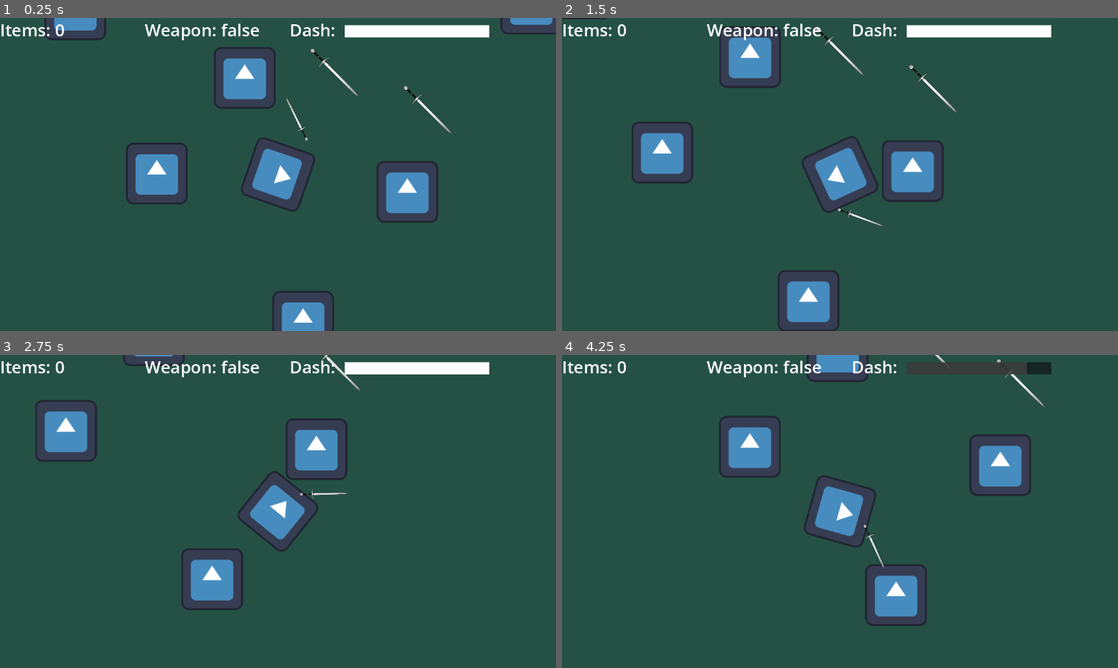
Above: before the commit, frames 1-4 (two rows, left to right).
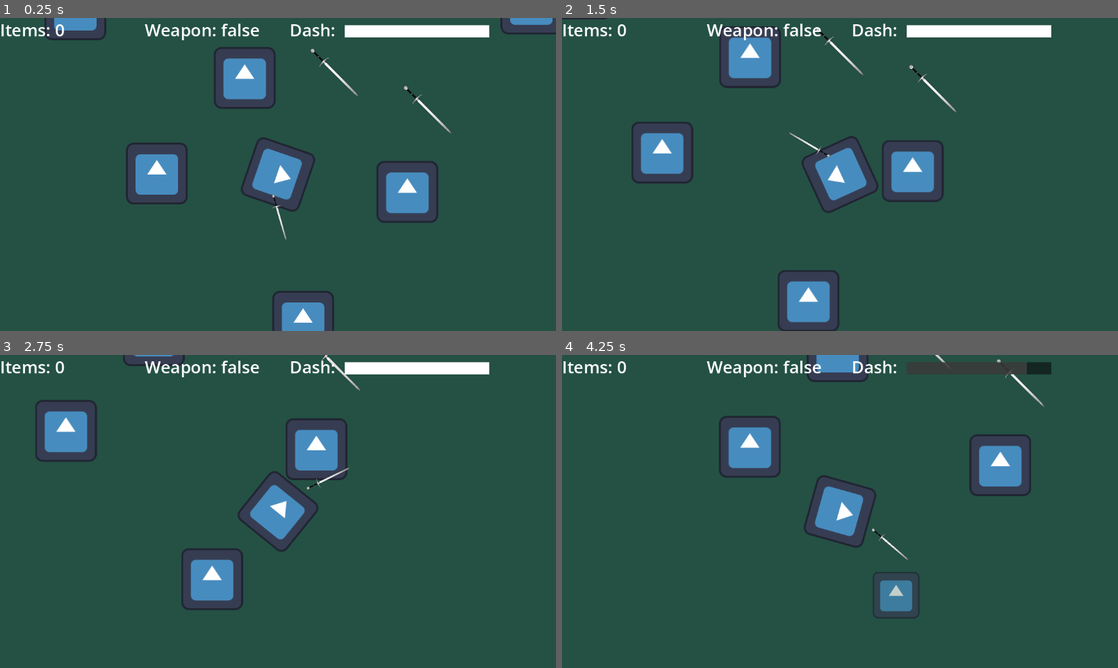
Above: after the commit, the same moments.

Repository: PierceFrancis/Godot-Final-Project
Game: Godot game, scene res://Scenes/main.tscn
Same seed, same stepped clock (60 frames per second), same inputs: the game is played once before the commit and once after it. The engine's default icon, where the game draws it, is replaced by a stand-in: a white triangle on a blue panel in a dark square.
Inputs (mouse positions are in pixels of both pictures, inside the frame that each line leads up to):
- Up to frame 1 (0.25 s): no input
- Up to frame 2 (1.5 s): move the mouse to (962, 158) at 0.52 s; press the mouse at (962, 158) at 0.53 s; hold D (move_right) 0.53-1.28 s; move the mouse to (728, 190) at 1.27 s; release the mouse at (728, 190) at 1.28 s; hold S (move_down) from 1.28 s (still down); tap E (action_button) at 1.35 s
- Up to frame 3 (2.75 s): click (166, 527) at 1.55 s; move the mouse to (333, 442) at 2.02 s; release S (move_down) at 2.03 s; press the mouse at (333, 442) at 2.03 s; hold D (move_right) from 2.03 s (still down)
- Up to frame 4 (4.25 s): move the mouse to (812, 574) at 2.77 s; release D (move_right) at 2.78 s; release the mouse at (812, 574) at 2.78 s; hold W (move_up) 2.78-3.53 s; tap Space (dash) at 2.85 s; click (812, 574) at 3.05 s; move the mouse to (1006, 558) at 3.52 s; press the mouse at (1006, 558) at 3.53 s; hold Left (move_left) from 3.53 s (still down)

The runs differ from the first frame. In frame 1, 0.1% of the frame differs, in the area x 48-56%, y 25-72%; in frame 2, 0.1%; in frame 3, 0.1%; in frame 4, 1.5%, in the area x 54-66%, y 54-87%.

Commit message:
More Weapon Logic/Animation

Diff:
--- a/Scenes/Player.tscn
+++ b/Scenes/Player.tscn
@@ -16,19 +16,50 @@
 "times": PackedFloat32Array(0),
 "transitions": PackedFloat32Array(1),
 "update": 0,
-"values": [1.5707964]
+"values": [-1.3962634]
 }
 tracks/1/type = "value"
 tracks/1/imported = false
 tracks/1/enabled = true
-tracks/1/path = NodePath(".:position")
+tracks/1/path = NodePath(".:offset")
 tracks/1/interp = 1
 tracks/1/loop_wrap = true
 tracks/1/keys = {
 "times": PackedFloat32Array(0),
 "transitions": PackedFloat32Array(1),
 "update": 0,
-"values": [Vector2(0, 0)]
+"values": [Vector2(300, 500)]
+}
+
+[sub_resource type="Animation" id="Animation_dewec"]
+resource_name = "slash"
+length = 0.3
+step = 0.5
+tracks/0/type = "method"
+tracks/0/imported = false
+tracks/0/enabled = true
+tracks/0/path = NodePath("../..")
+tracks/0/interp = 1
+tracks/0/loop_wrap = true
+tracks/0/keys = {
+"times": PackedFloat32Array(0.05),
+"transitions": PackedFloat32Array(1),
+"values": [{
+"args": [],
+"method": &"spawn_slash"
+}]
+}
+tracks/1/type = "value"
+tracks/1/imported = false
+tracks/1/enabled = true
+tracks/1/path = NodePath(".:rotation")
+tracks/1/interp = 1
+tracks/1/loop_wrap = true
+tracks/1/keys = {
+"times": PackedFloat32Array(0, 0.05, 0.1, 0.2),
+"transitions": PackedFloat32Array(1, 1, 1, 1),
+"update": 0,
+"values": [-1.3962634, -1.9198622, -2.6179938, -3.1415927]
 }
 tracks/2/type = "value"
 tracks/2/imported = false
@@ -37,65 +68,10 @@
 tracks/2/interp = 1
 tracks/2/loop_wrap = true
 tracks/2/keys = {
-"times": PackedFloat32Array(0),
-"transitions": PackedFloat32Array(1),
+"times": PackedFloat32Array(0, 0.05, 0.1, 0.2),
+"transitions": PackedFloat32Array(1, 1, 1, 1),
 "update": 0,
-"values": [Vector2(0, 800)]
-}
-
-[sub_resource type="Animation" id="Animation_dewec"]
-resource_name = "slash"
-length = 0.3
-step = 0.5
-tracks/0/type = "value"
-tracks/0/imported = false
-tracks/0/enabled = true
-tracks/0/path = NodePath(".:rotation")
-tracks/0/interp = 1
-tracks/0/loop_wrap = true
-tracks/0/keys = {
-"times": PackedFloat32Array(0, 0.25),
-"transitions": PackedFloat32Array(0.5, -2),
-"update": 0,
-"values": [1.5707964, 4.7996554]
-}
-tracks/1/type = "value"
-tracks/1/imported = false
-tracks/1/enabled = true
-tracks/1/path = NodePath(".:position")
-tracks/1/interp = 1
-tracks/1/loop_wrap = true
-tracks/1/keys = {
-"times": PackedFloat32Array(0, 0.0001, 0.25),
-"transitions": PackedFloat32Array(0.5, 1, 0.5),
-"update": 0,
-"values": [Vector2(0, 0), Vector2(-36, -36), Vector2(-100, -100)]
-}
-tracks/2/type = "value"
-tracks/2/imported = false
-tracks/2/enabled = true
-tracks/2/path = NodePath(".:offset")
-tracks/2/interp = 1
-tracks/2/loop_wrap = true
-tracks/2/keys = {
-"times": PackedFloat32Array(0, 0.25),
-"transitions": PackedFloat32Array(0.5, 0.5),
-"update": 0,
-"values": [Vector2(0, 650), Vector2(0, 1000)]
-}
-tracks/3/type = "method"
-tracks/3/imported = false
-tracks/3/enabled = true
-tracks/3/path = NodePath("../..")
-tracks/3/interp = 1
-tracks/3/loop_wrap = true
-tracks/3/keys = {
-"times": PackedFloat32Array(0.05),
-"transitions": PackedFloat32Array(1),
-"values": [{
-"args": [],
-"method": &"spawn_slash"
-}]
+"values": [Vector2(300, 500), Vector2(650, 500), Vector2(500, 500), Vector2(500, 300)]
 }
 
 [sub_resource type="AnimationLibrary" id="AnimationLibrary_5ixxa"]
@@ -110,20 +86,16 @@
 [node name="Player" type="CharacterBody2D" groups=["Player"]]
 z_index = 1
 script = ExtResource("1_kyqiw")
-turn_speed = null
-slash_time = null
-sword_return_time = null
-weapon_damage = null
 
 [node name="Sprite2D" type="Sprite2D" parent="."]
 rotation = 1.5707964
 texture = ExtResource("1_rpqav")
 
 [node name="sword" type="Sprite2D" parent="Sprite2D"]
-rotation = 1.5707964
+rotation = -1.3962634
 scale = Vector2(0.15020427, 0.15020427)
 texture = ExtResource("3_gntrk")
-offset = Vector2(0, 800)
+offset = Vector2(300, 500)
 
 [node name="AnimationPlayer" type="AnimationPlayer" parent="Sprite2D/sword"]
 libraries = {
--- a/Scenes/enemy_dummy.tscn
+++ b/Scenes/enemy_dummy.tscn
@@ -68,7 +68,7 @@
 [sub_resource type="RectangleShape2D" id="RectangleShape2D_0js5u"]
 size = Vector2(154, 146)
 
-[node name="Enemy_dummy" type="CharacterBody2D"]
+[node name="Enemy_dummy" type="CharacterBody2D" groups=["enemy"]]
 script = ExtResource("1_67urq")
 
 [node name="Sprite2D" type="Sprite2D" parent="."]
--- a/Scenes/sword_slash.tscn
+++ b/Scenes/sword_slash.tscn
@@ -1,6 +1,58 @@
-[gd_scene load_steps=6 format=3 uid="uid://c5s7qblru6des"]
+[gd_scene load_steps=7 format=3 uid="uid://c5s7qblru6des"]
 
 [ext_resource type="Texture2D" uid="uid://ca7c2ppt7nbrf" path="res://assets/slash.png" id="1_33oib"]
+[ext_resource type="Script" uid="uid://ubcw56v1r4cb" path="res://Scripts/sword_slash.gd" id="1_wbnc5"]
+
+[sub_resource type="Animation" id="Animation_wbnc5"]
+length = 0.001
+tracks/0/type = "value"
+tracks/0/imported = false
+tracks/0/enabled = true
+tracks/0/path = NodePath(".:frame")
+tracks/0/interp = 1
+tracks/0/loop_wrap = true
+tracks/0/keys = {
+"times": PackedFloat32Array(0),
+"transitions": PackedFloat32Array(1),
+"update": 1,
+"values": [0]
+}
+tracks/1/type = "value"
+tracks/1/imported = false
+tracks/1/enabled = true
+tracks/1/path = NodePath(".:scale")
+tracks/1/interp = 1
+tracks/1/loop_wrap = true
+tracks/1/keys = {
+"times": PackedFloat32Array(0),
+"transitions": PackedFloat32Array(1),
+"update": 0,
+"values": [Vector2(1, 1)]
+}
+tracks/2/type = "value"
+tracks/2/imported = false
+tracks/2/enabled = true
+tracks/2/path = NodePath(".:position")
+tracks/2/interp = 1
+tracks/2/loop_wrap = true
+tracks/2/keys = {
+"times": PackedFloat32Array(0),
+"transitions": PackedFloat32Array(1),
+"update": 0,
+"values": [Vector2(0, 0)]
+}
+tracks/3/type = "value"
+tracks/3/imported = false
+tracks/3/enabled = true
+tracks/3/path = NodePath(".:modulate")
+tracks/3/interp = 1
+tracks/3/loop_wrap = true
+tracks/3/keys = {
+"times": PackedFloat32Array(0),
+"transitions": PackedFloat32Array(1),
+"update": 0,
+"values": [Color(1, 1, 1, 0)]
+}
 
 [sub_resource type="Animation" id="Animation_33oib"]
 resource_name = "slash"
@@ -54,67 +106,17 @@
 "values": [Color(1, 1, 1, 0), Color(1, 1, 1, 1), Color(1, 1, 1, 1), Color(1, 1, 1, 0)]
 }
 
-[sub_resource type="Animation" id="Animation_wbnc5"]
-length = 0.001
-tracks/0/type = "value"
-tracks/0/imported = false
-tracks/0/enabled = true
-tracks/0/path = NodePath(".:frame")
-tracks/0/interp = 1
-tracks/0/loop_wrap = true
-tracks/0/keys = {
-"times": PackedFloat32Array(0),
-"transitions": PackedFloat32Array(1),
-"update": 1,
-"values": [0]
-}
-tracks/1/type = "value"
-tracks/1/imported = false
-tracks/1/enabled = true
-tracks/1/path = NodePath(".:scale")
-tracks/1/interp = 1
-tracks/1/loop_wrap = true
-tracks/1/keys = {
-"times": PackedFloat32Array(0),
-"transitions": PackedFloat32Array(1),
-"update": 0,
-"values": [Vector2(1, 1)]
-}
-tracks/2/type = "value"
-tracks/2/imported = false
-tracks/2/enabled = true
-tracks/2/path = NodePath(".:position")
-tracks/2/interp = 1
-tracks/2/loop_wrap = true
-tracks/2/keys = {
-"times": PackedFloat32Array(0),
-"transitions": PackedFloat32Array(1),
-"update": 0,
-"values": [Vector2(0, 0)]
-}
-tracks/3/type = "value"
-tracks/3/imported = false
-tracks/3/enabled = true
-tracks/3/path = NodePath(".:modulate")
-tracks/3/interp = 1
-tracks/3/loop_wrap = true
-tracks/3/keys = {
-"times": PackedFloat32Array(0),
-"transitions": PackedFloat32Array(1),
-"update": 0,
-"values": [Color(1, 1, 1, 0)]
-}
-
 [sub_resource type="AnimationLibrary" id="AnimationLibrary_1mvnw"]
 _data = {
 &"RESET": SubResource("Animation_wbnc5"),
 &"slash": SubResource("Animation_33oib")
 }
 
-[sub_resource type="RectangleShape2D" id="RectangleShape2D_33oib"]
-size = Vector2(50, 16)
+[sub_resource type="RectangleShape2D" id="RectangleShape2D_wbnc5"]
+size = Vector2(114.5, 243)
 
 [node name="sword_slash" type="Node2D"]
+script = ExtResource("1_wbnc5")
 
 [node name="Sprite2D" type="Sprite2D" parent="."]
 modulate = Color(1, 1, 1, 0)
@@ -128,6 +130,11 @@
 &"": SubResource("AnimationLibrary_1mvnw")
 }
 
-[node name="CollisionShape2D" type="CollisionShape2D" parent="."]
-position = Vector2(25, 0)
-shape = SubResource("RectangleShape2D_33oib")
+[node name="Area2D" type="Area2D" parent="."]
+
+[node name="CollisionShape2D" type="CollisionShape2D" parent="Area2D"]
+position = Vector2(126, 0)
+shape = SubResource("RectangleShape2D_wbnc5")
+
+[connection signal="animation_finished" from="Sprite2D/AnimationPlayer" to="." method="_on_animation_player_animation_finished"]
+[connection signal="body_entered" from="Area2D" to="." method="_on_area_2d_body_entered"]
--- a/Scripts/enemy_dummy.gd
+++ b/Scripts/enemy_dummy.gd
@@ -1,6 +1,9 @@
 extends CharacterBody2D
 
 var health: float = 3.0
+
+func _ready() -> void:
+	add_to_group("enemy")
 
 func take_damage(weapon_damage: float):
 	$Sprite2D/AnimationPlayer.play("take_damage")
--- a/Scripts/player.gd
+++ b/Scripts/player.gd
@@ -27,6 +27,16 @@
 @export var sword_return_time: float = 0.5
 @export var weapon_damage: float = 1.0
 
+#Sword default animaiton
+@onready var sword = $Sprite2D/sword
+
+var sword_default_rotation: float
+var sword_default_offset: Vector2
+
+func _ready():
+	sword_default_rotation = sword.rotation
+	sword_default_offset = sword.offset
+
 func _physics_process(delta: float) -> void:
 	var mouse_pos = get_global_mouse_position()
 	var target_angle = (mouse_pos - global_position).angle()
@@ -49,12 +59,17 @@
 
 	if Input.is_action_pressed("attack") and can_slash:
 		$Sprite2D/sword/AnimationPlayer.speed_scale = $Sprite2D/sword/AnimationPlayer.get_animation("slash").length / slash_time
-		$Sprite2D/sword/AnimationPlayer.play_backwards("slash")
+		$Sprite2D/sword/AnimationPlayer.play("slash")
 		can_slash = false
 
+const sword_slash_preload = preload("res://Scenes/sword_slash.tscn")
 func spawn_slash():
-	pass
+	var sword_slash_var = sword_slash_preload.instantiate()
+	sword_slash_var.global_position = global_position
+	sword_slash_var.get_node("Sprite2D/AnimationPlayer").speed_scale = sword_slash_var.get_node("Sprite2D/AnimationPlayer").get_animation("slash").length / slash_time
 
+	sword_slash_var.weapon_damage = weapon_damage
+	get_parent().add_child(sword_slash_var)
 
 func _dash_logic(delta: float) -> void:
 	if can_dash and Input.is_action_just_pressed("dash"):
@@ -76,4 +91,9 @@
 
 
 func _on_animation_player_animation_finished(anim_name: StringName) -> void:
-	can_slash = true
+	if anim_name == "slash":
+		can_slash = true
+
+		# Reset sword transform immediately
+		sword.rotation = sword_default_rotation
+		sword.offset = sword_default_offset
--- /dev/null
+++ b/Scripts/sword_slash.gd
@@ -0,0 +1,15 @@
+extends Node2D
+
+var weapon_damage: float = 1.0
+
+func _ready():
+	$Sprite2D/AnimationPlayer.play("slash")
+
+func _on_animation_player_animation_finished(anim_name: StringName) -> void:
+	if anim_name == "slash":
+		queue_free()
+
+
+func _on_area_2d_body_entered(body: Node2D) -> void:
+	if body.is_in_group("enemy"):
+		body.take_damage(weapon_damage)
Not shown, added: Scripts/sword_slash.gd.uid
